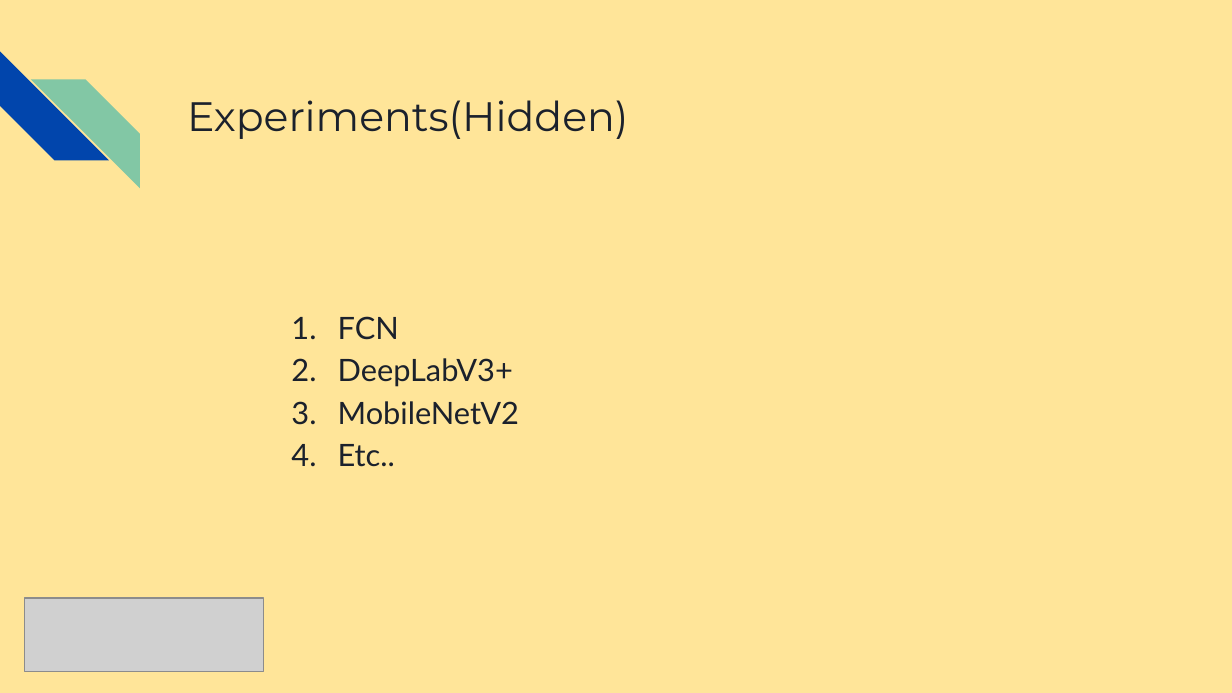
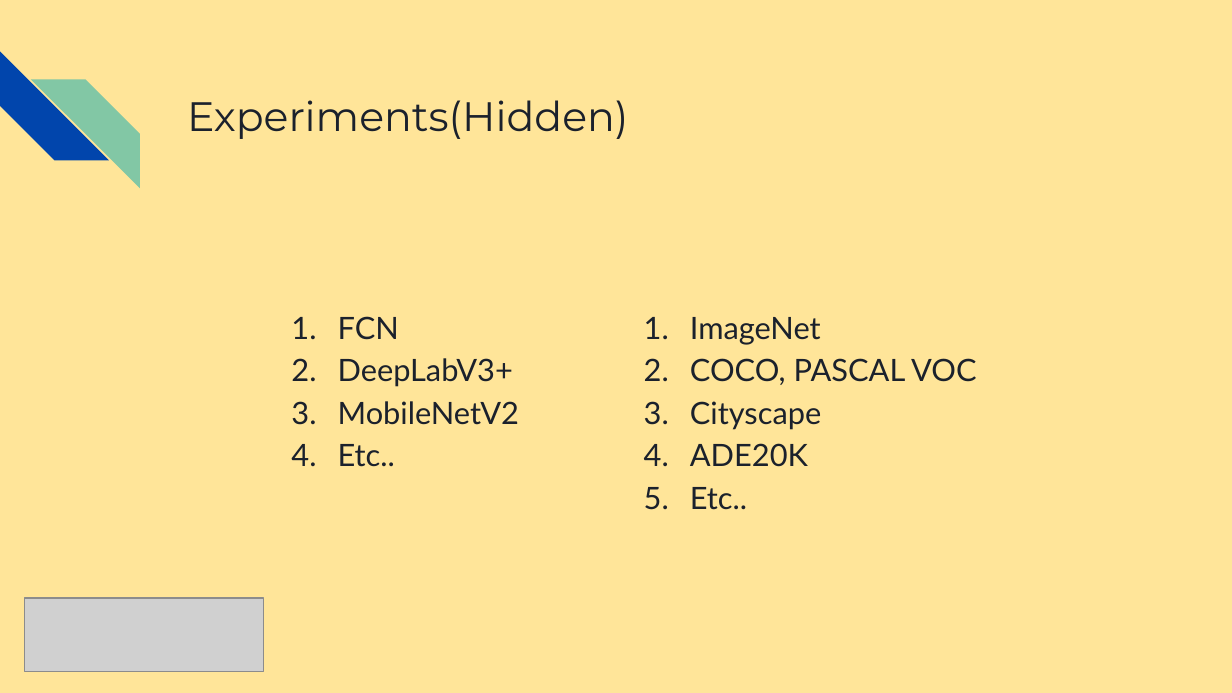
Before and after one commit to subong2/AIFFEL_Quest, a slide deck: slide 8 of Main_Quest_3/DLThon_CV_NaBongKyu.pptx. Drawn at 1232x693 pixels with LibreOffice and Linux fonts; fonts in the diff are those of the drawing; grey boxes stand for pictures. Boxes give left, top, right and bottom in pixels: in the first picture for what was removed or moved away, otherwise in the second. Text is boxed around its words. In the diff, an @@ line names an element or a change of style, - is before the commit and + after.

```diff
--- a/Main_Quest_3/DLThon_CV_NaBongKyu.pptx
+++ b/Main_Quest_3/DLThon_CV_NaBongKyu.pptx
@@ text added at (690, 317, 976, 510), 18 pt, text #1B212C @@
+1. ImageNet
+2. COCO, PASCAL VOC
+3. Cityscape
+4. ADE20K
+5. Etc..
```
Also in this commit, not shown: 6 other slides changed.
